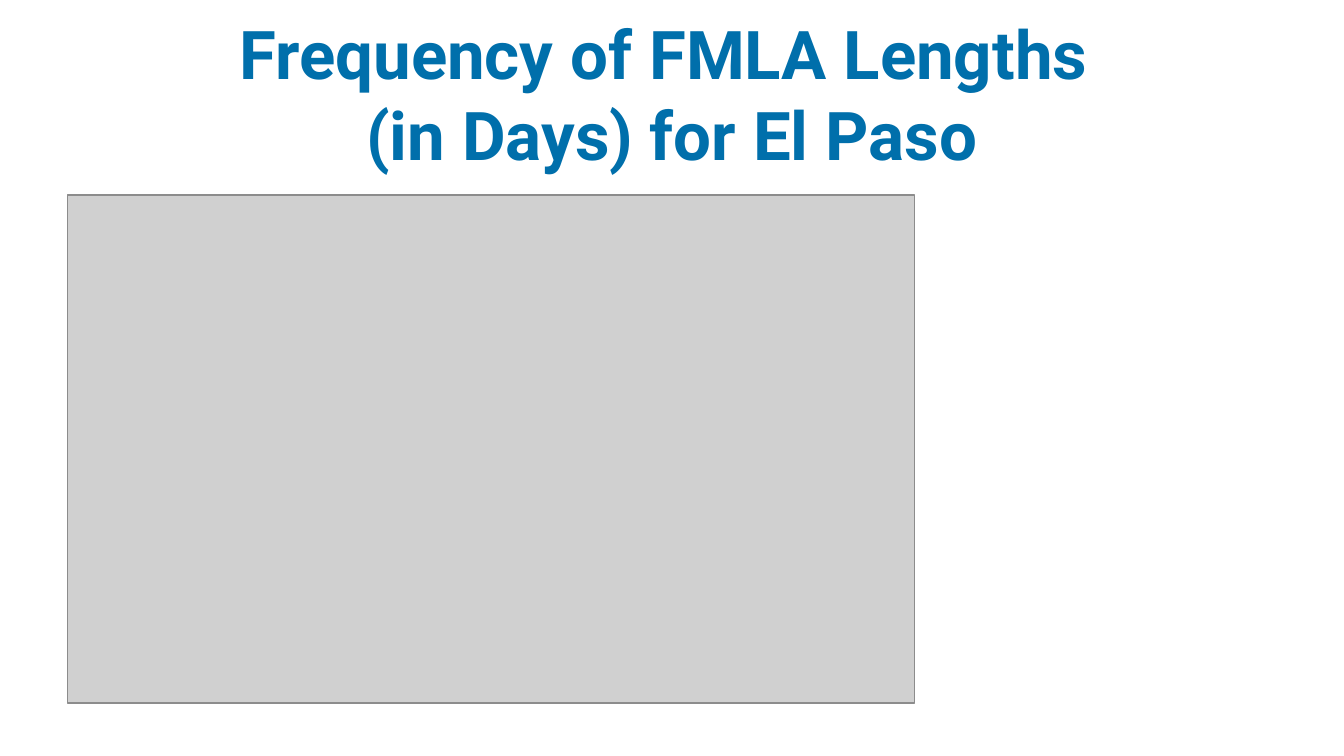
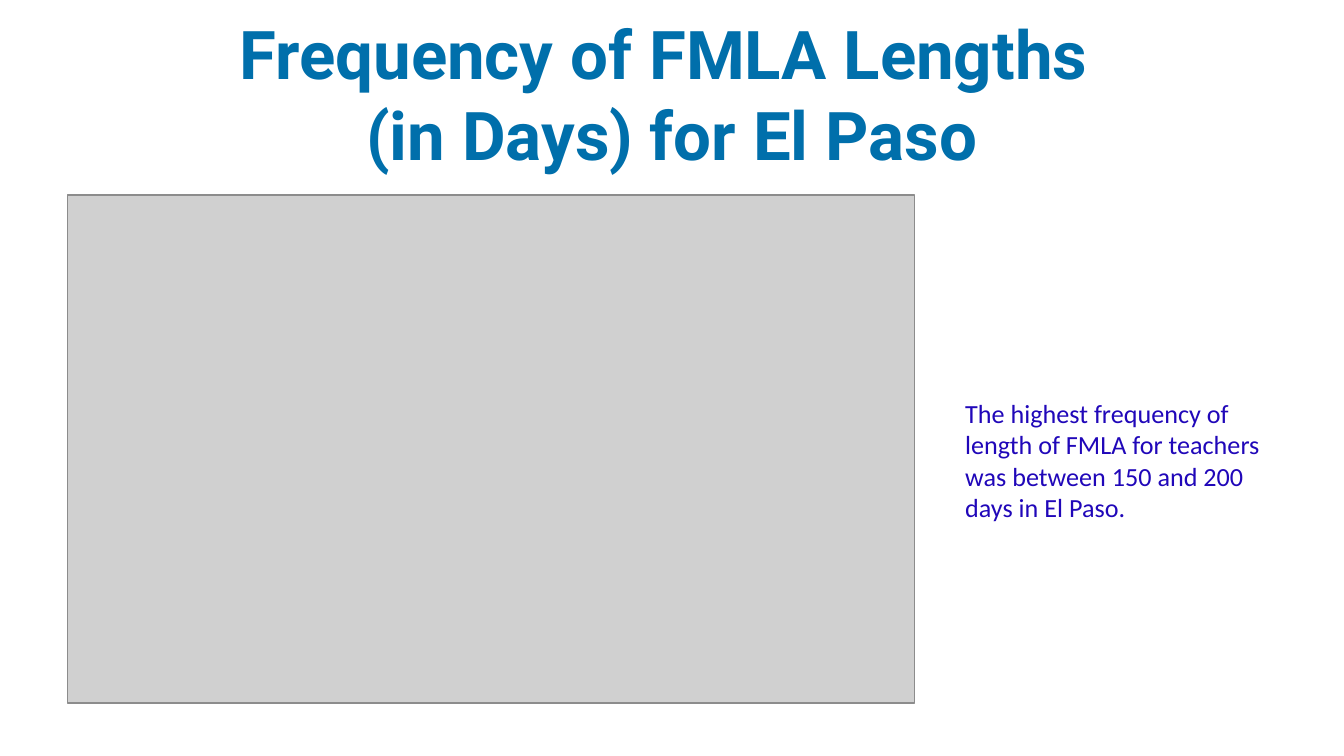
Before and after one commit to idea-analytics/Staffing_Trends_Performance_Vacancies, a slide deck: slide 42 of graphs/Staffing_Part1_23-24_preliminary_report.pptx (slide 39 before the commit). Drawn at 1344x756 pixels with LibreOffice and Linux fonts; fonts in the diff are those of the drawing; grey boxes stand for pictures; background and template pictures are left out. Boxes give left, top, right and bottom in pixels: in the first picture for what was removed or moved away, otherwise in the second. Text is boxed around its words. In the diff, an @@ line names an element or a change of style, - is before the commit and + after.

```diff
--- a/graphs/Staffing_Part1_23-24_preliminary_report.pptx
+++ b/graphs/Staffing_Part1_23-24_preliminary_report.pptx
@@ text added at box(965, 405, 1260, 522), 14 pt, text #2007B9 @@
+The highest frequency of length of FMLA for teachers was between 150 and 200 days in El Paso.
```
Also in this commit, not shown: 7 other slides changed, 5 slides added, 3 other files.
